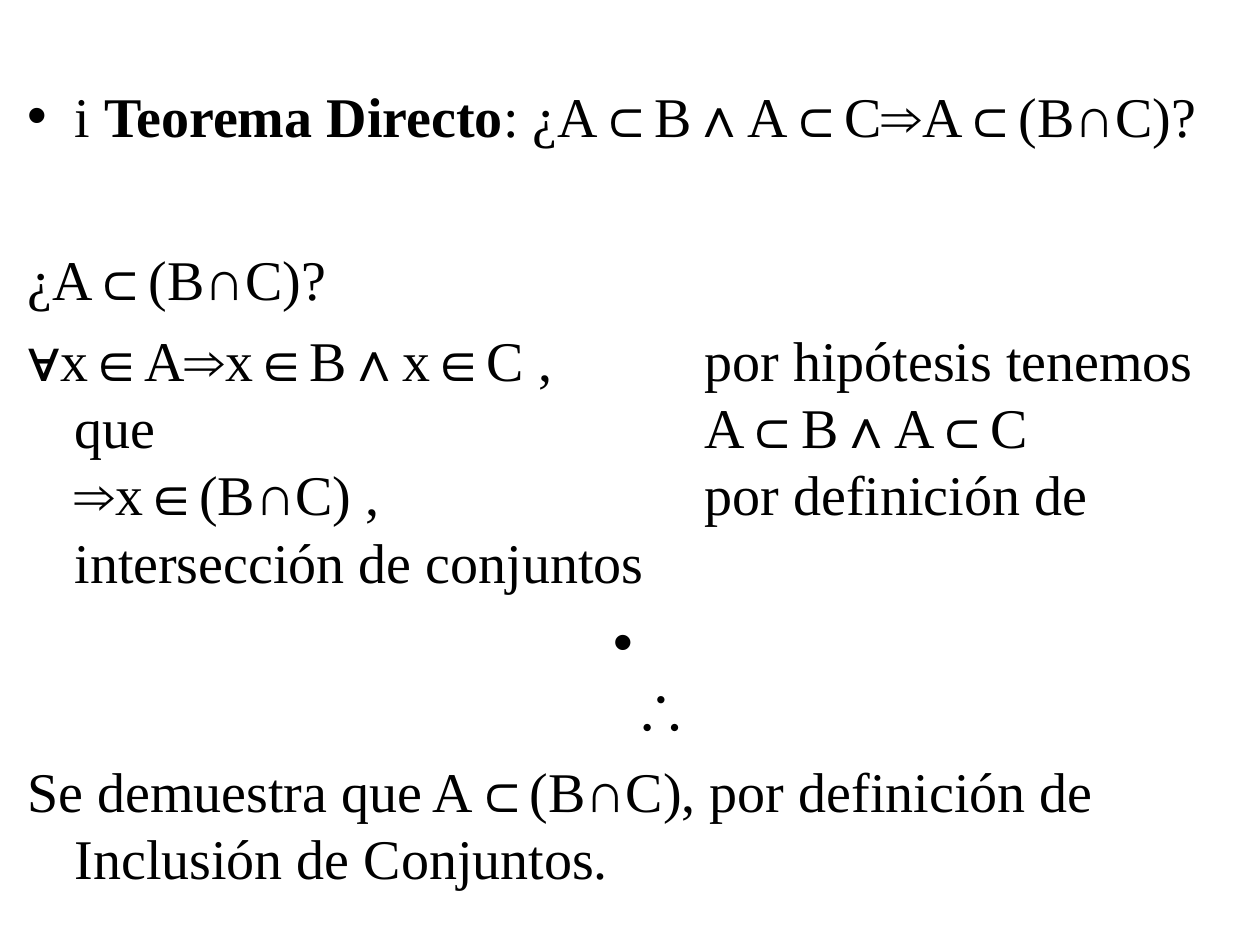
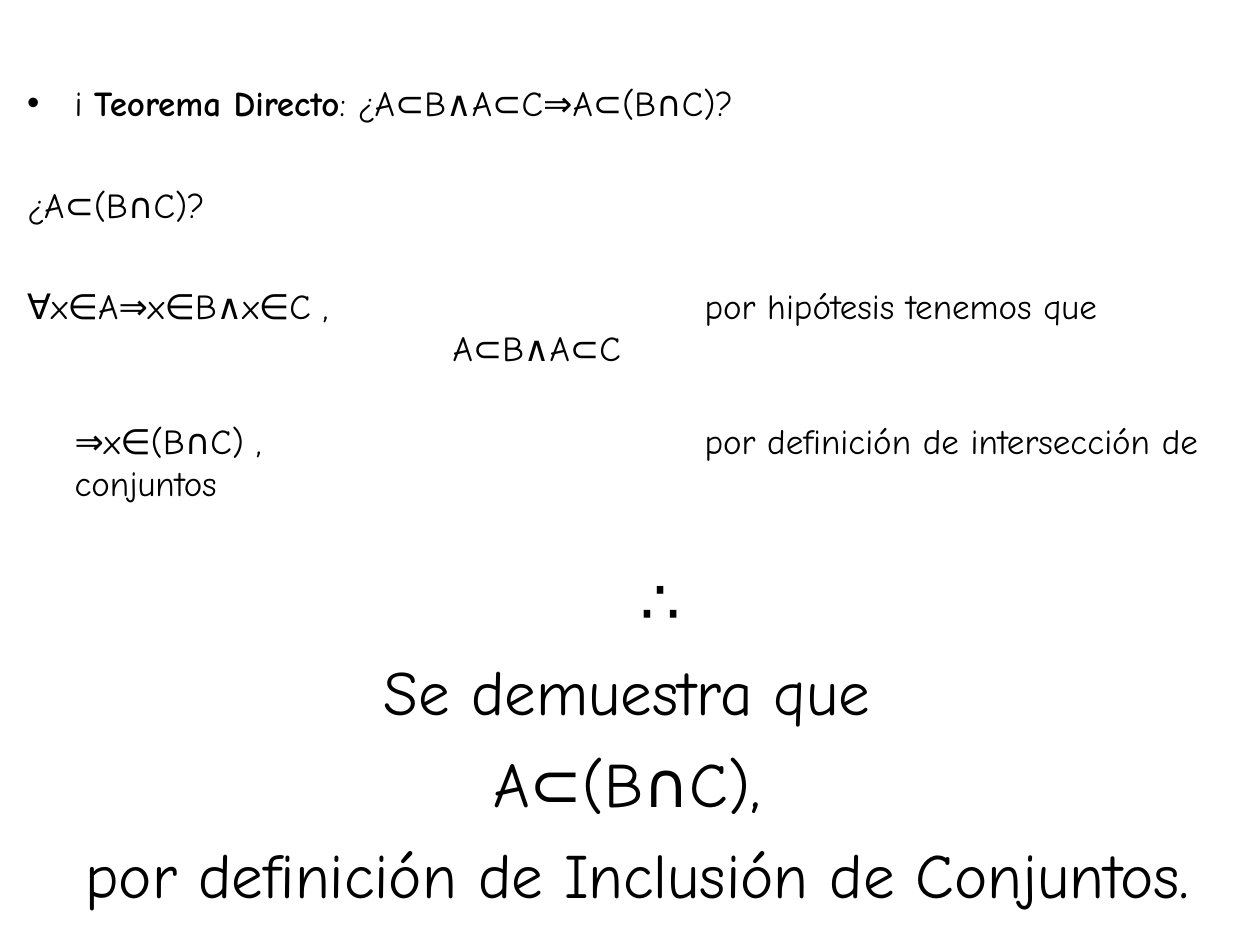
Before and after one commit to jc-gi/tc, a slide deck: slide 69 of slides/Def_Teo_Demostracion.ppt (slide 53 before the commit). Drawn at 1260x945 pixels with LibreOffice and Linux fonts; fonts in the diff are those of the drawing. Boxes give left, top, right and bottom in pixels: in the first picture for what was removed or moved away, otherwise in the second. Text is boxed around its words. In the diff, an @@ line names an element or a change of style, - is before the commit and + after.

```diff
--- a/slides/Def_Teo_Demostracion.ppt
+++ b/slides/Def_Teo_Demostracion.ppt
@@ text at (x1=27, y1=88, x2=733, y2=225): size 32 to 20 pt in "i Teorema Directo: ¿A⊂B∧A⊂C⇒A⊂(B∩C)?", "¿A⊂(B∩C)?"; font Times New Roman to Comic Neue in "i Teorema Directo: ¿A⊂B∧A⊂C⇒A⊂(B∩C)?", "¿A⊂(B∩C)?", "∴"; size 32 to 36 pt in "∴"; less space between paragraphs; bullet • to none; more space between paragraphs @@
@@ text at (x1=51, y1=293, x2=1198, y2=461): text changed; size 32 to 20 pt; font Times New Roman to Comic Neue @@
-∀x∈A⇒x∈B∧x∈C , por hipótesis tenemos que A⊂B∧A⊂C
-⇒x∈(B∩C) , por definición de intersección de conjuntos
+∀x∈A⇒x∈B∧x∈C , por hipótesis tenemos que A⊂B∧A⊂C
+⇒x∈(B∩C) , por definición de intersección de conjuntos
@@ text at (x1=85, y1=671, x2=1190, y2=911): text changed; size 32 to 36 pt; font Times New Roman to Comic Neue @@
-Se demuestra que A⊂(B∩C), por definición de Inclusión de Conjuntos.
+Se demuestra que
+A⊂(B∩C),
+por definición de Inclusión de Conjuntos.
```
Also in this commit, not shown: 55 other slides changed, 26 slides added, 1 slide removed, 2 other files.
